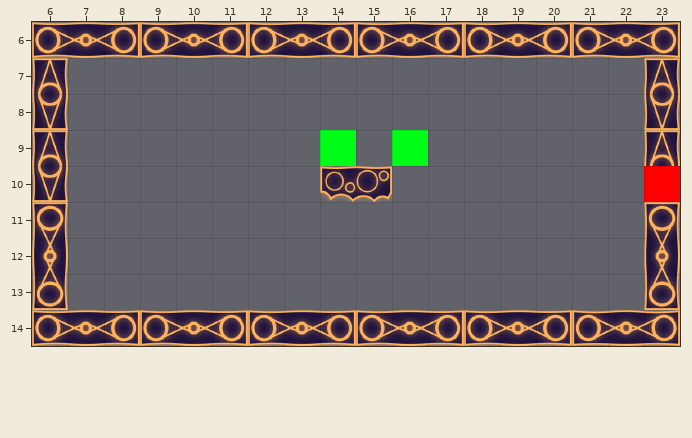
Tiled map, stored at Map_Boss.tmx. That is the earlier state.
Cells are 80x80 px. Shown: x 6..23, y 6..14.
And afterwards:
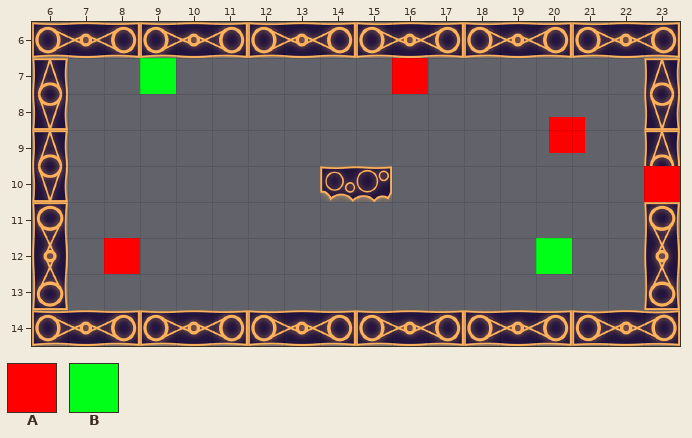
Key: from "Tile_Set": A 0, B 24.
Objects are placed by their top-left corner, in cells (3,4 is the top-left corner of cell 3,4); size is 1x1 cell unless given.
Message: boss qui est present
Diff:
Layer "Object/BossPlatform":
Object B at 14,9 becomes B at 9,7.
Object B at 16,9 becomes B at 20,12.
Layer "Object/Ennemi3":
A new object: A at 20.4,8.6.
Layer "Object/Ennemi2":
A new object: A at 8,12.
Layer "Object/Ennemi1":
A new object: A at 16,7.
